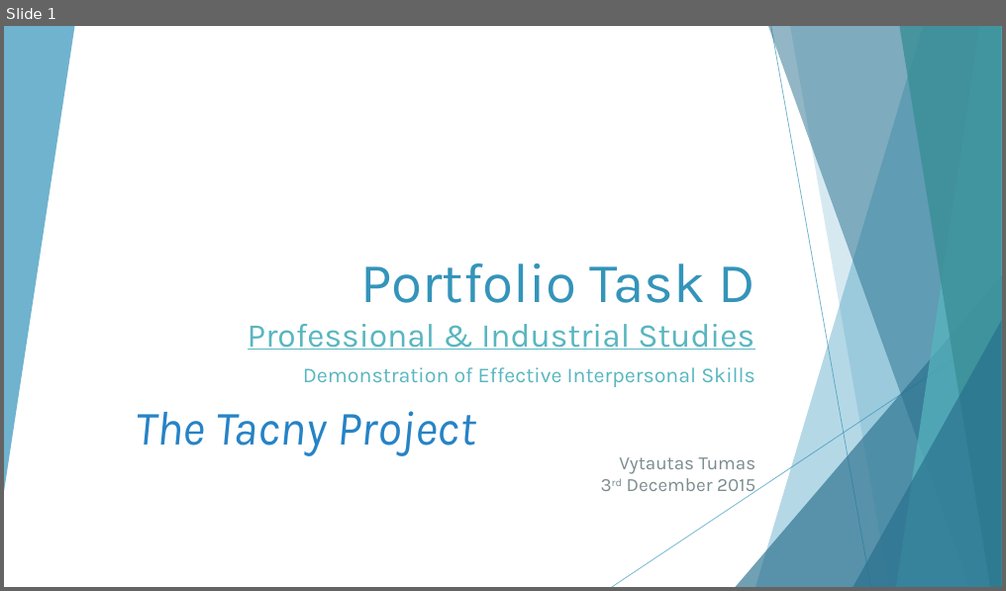
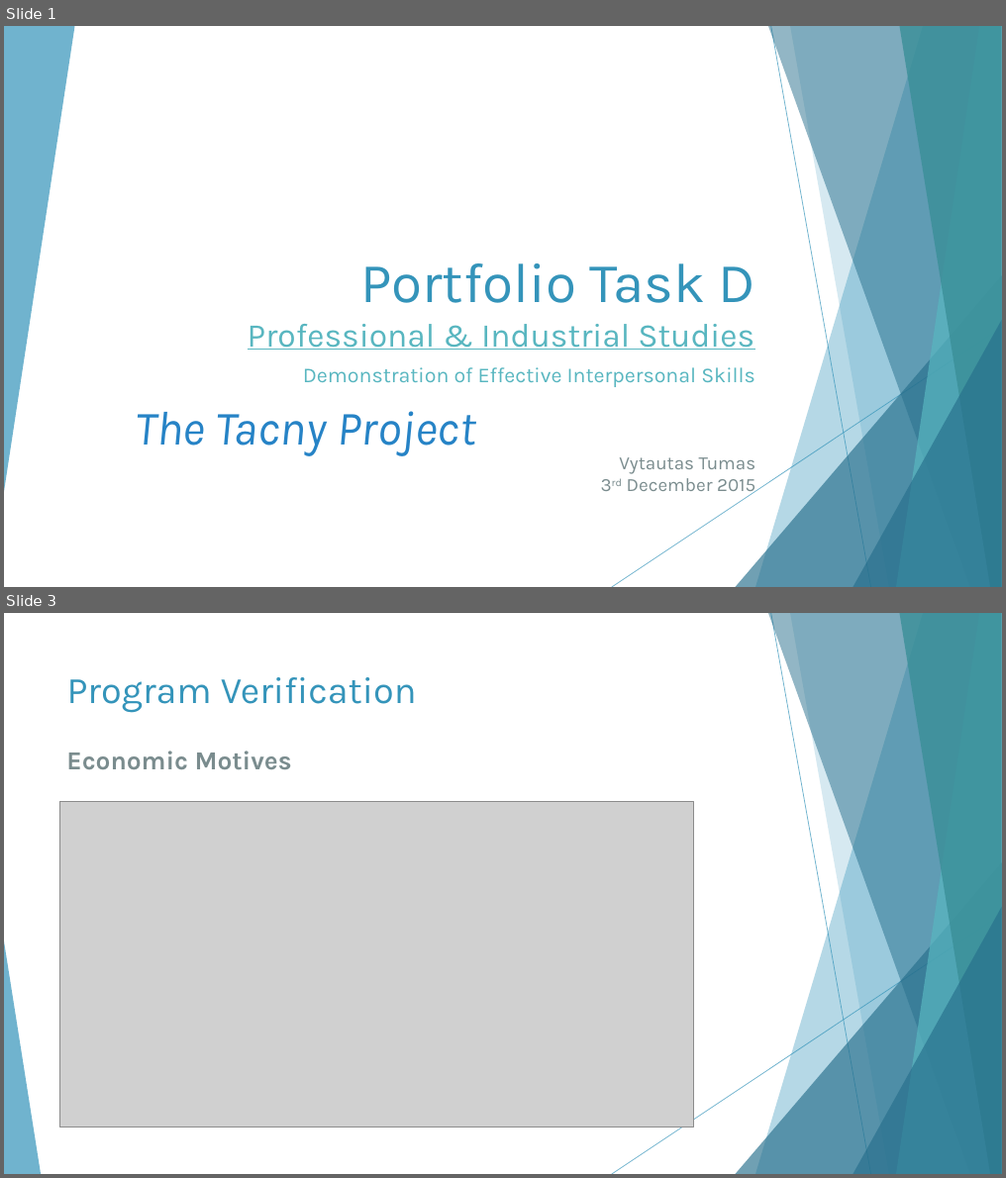
Before and after one commit to Tapanito/industrial, a slide deck: Portfolio Task D.pptx. Shown one above the other, each under a label of ours: slide 1 before the commit, slides 1 and 3 after it; the slides between them are not shown. The pictures are 1006x591 and 1006x1178 pixels, drawn with LibreOffice and Linux fonts; fonts in the diff are those of the drawing; grey boxes stand for pictures. Boxes give left, top, right and bottom in pixels: in the first picture for what was removed or moved away, otherwise in the second. Text is boxed around its words. In the diff, an @@ line names an element or a change of style, - is before the commit and + after.

```diff
--- a/Portfolio Task D.pptx
+++ b/Portfolio Task D.pptx
@@ slide 3 added at [4, 613, 1002, 1174], background #FFFFFF; not listed: 9 template elements that a slide beside it also shows @@
@@ title added at [67, 677, 417, 713], 36 pt, text #3494BA @@
+Program Verification
@@ text added at [66, 751, 292, 770], 25 pt, text #7A8C8E, bold @@
+Economic Motives
@@ picture added at [59, 802, 694, 1128] @@
@@ triangle added at [4, 942, 41, 1174], fill #3494BA at 70% opacity @@
```
Also in this commit, not shown: 2 slides changed, 11 other slides added, 1 slide removed, 2 other files.
